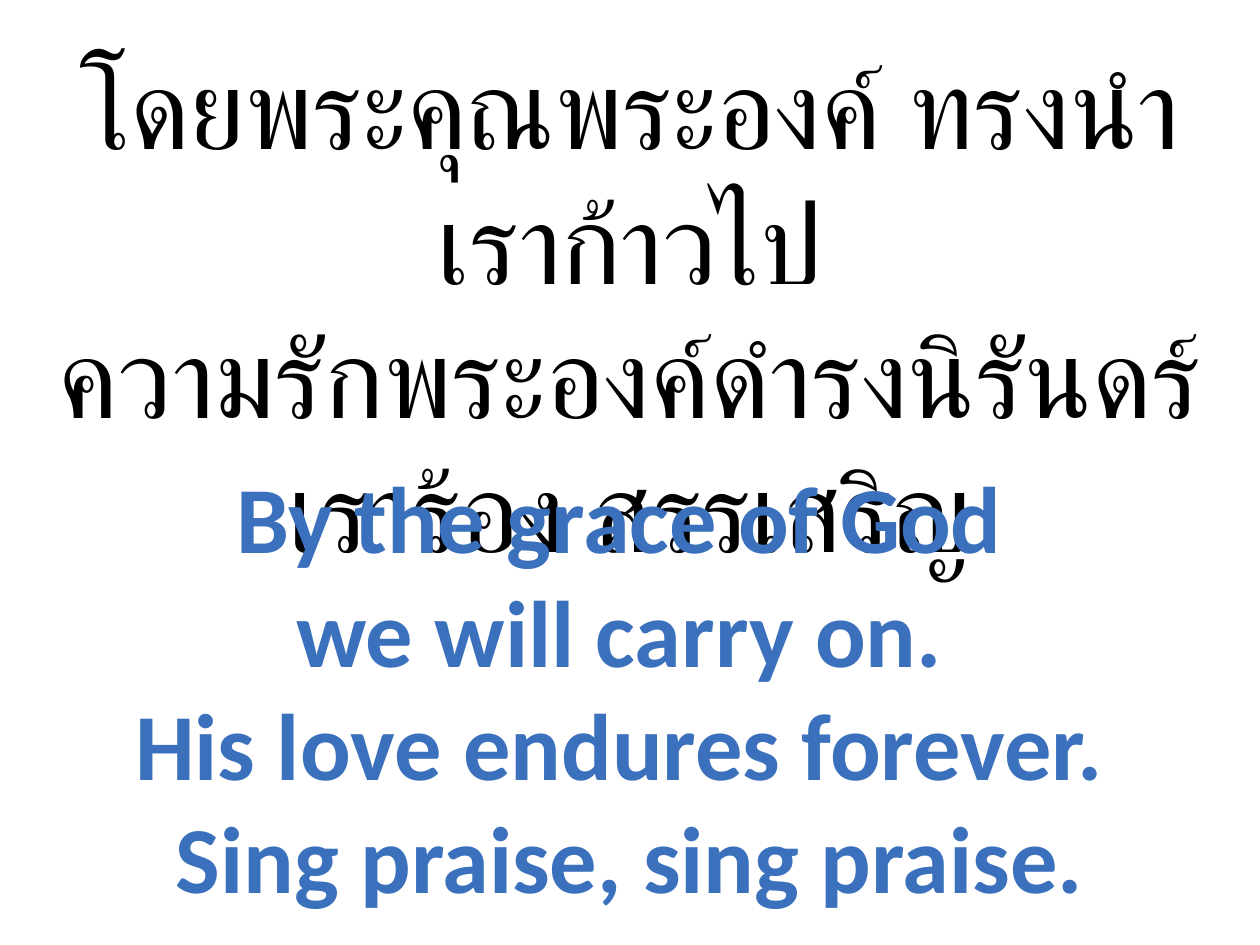
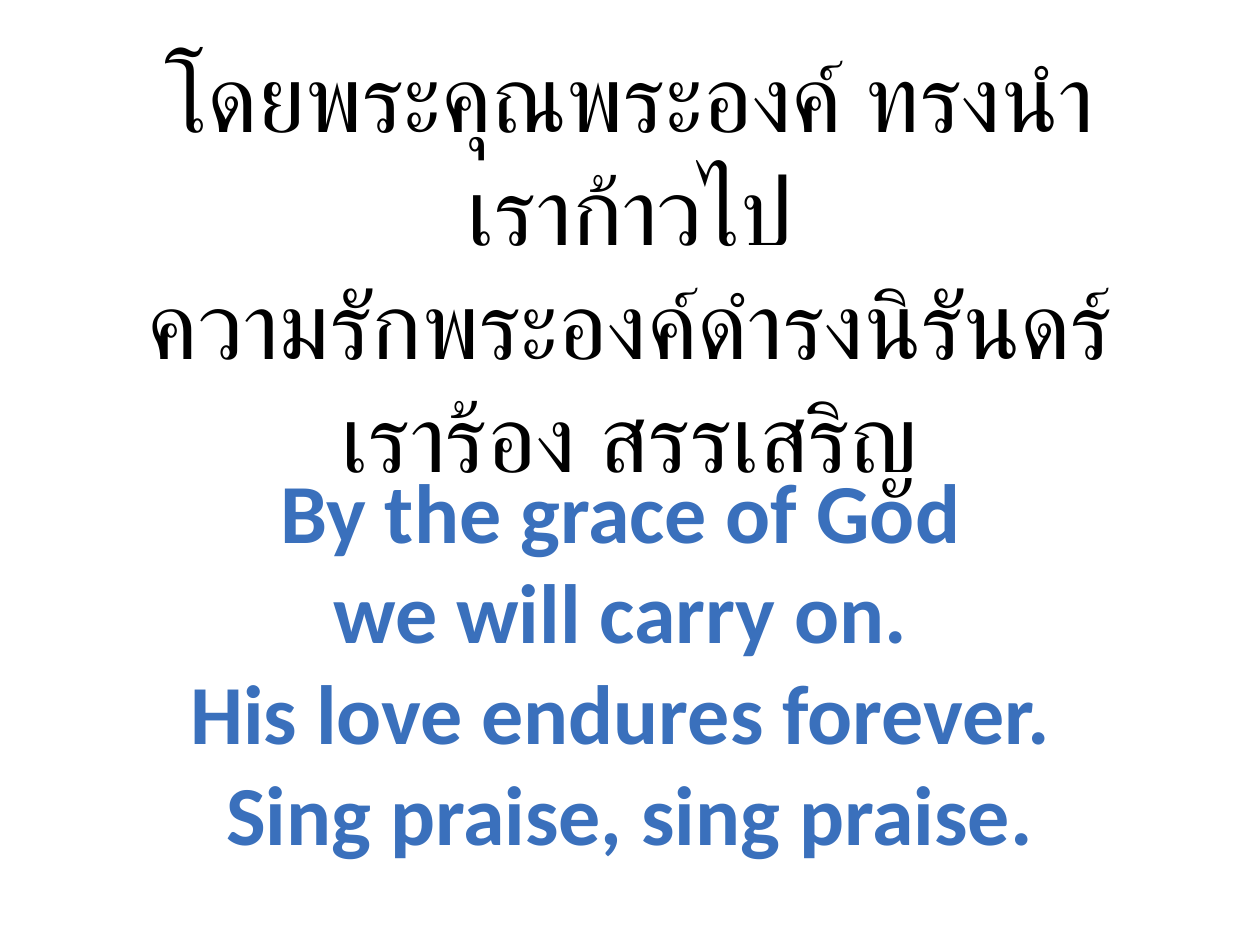
Before and after one commit to mightmay/songpptcreator, a slide deck: slide 8 of pre-made-ppt/forever.pptx. Drawn at 1260x945 pixels with LibreOffice and Linux fonts; fonts in the diff are those of the drawing; background and template pictures are left out. Boxes give left, top, right and bottom in pixels: in the first picture for what was removed or moved away, otherwise in the second. Text is boxed around its words. In the diff, an @@ line names an element or a change of style, - is before the commit and + after.

```diff
--- a/pre-made-ppt/forever.pptx
+++ b/pre-made-ppt/forever.pptx
@@ text "โดยพระคุณพระองค์ ทรงนำเราก้าวไป ความรักพระองค์ดำรงนิรันดร์ เ ...": place and size @@
-text "โดยพระคุณพระองค์ ทรงนำเราก้าวไป ความรักพระองค์ดำรงนิรันดร์ เ ..." at box(59, 62, 1199, 569)
+text "โดยพระคุณพระองค์ ทรงนำเราก้าวไป ความรักพระองค์ดำรงนิรันดร์ เ ..." at box(148, 58, 1110, 498)
@@ text "โดยพระคุณพระองค์ ทรงนำเราก้าวไป ความรักพระองค์ดำรงนิรันดร์ เ ..." at box(148, 58, 1110, 498): size 64 to 54 pt @@
@@ text "By the grace of God" at box(190, 478, 1050, 860): size 54 to 48 pt @@
```
Also in this commit, not shown: 5 other slides changed, 6 other files.
